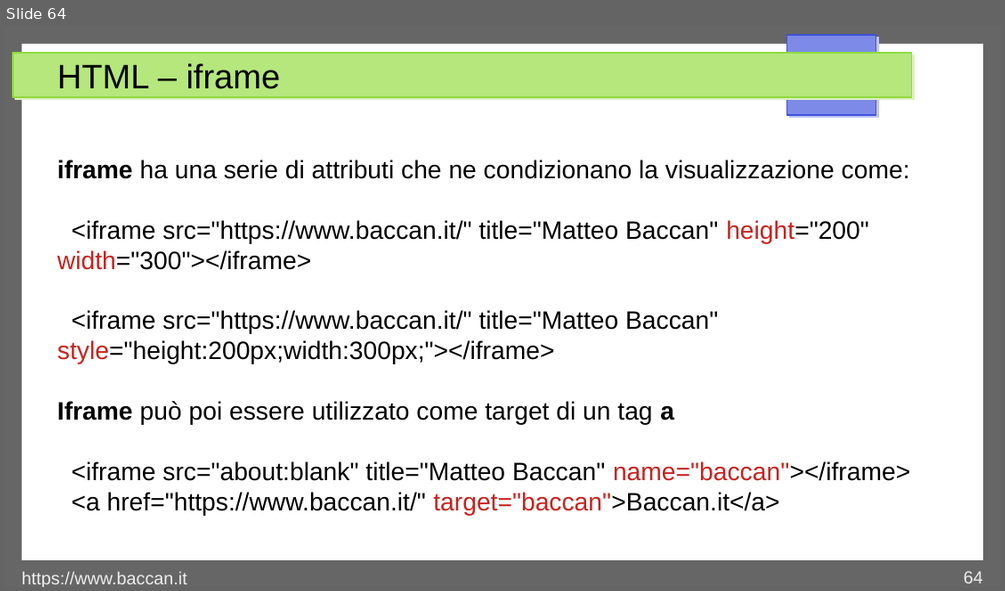
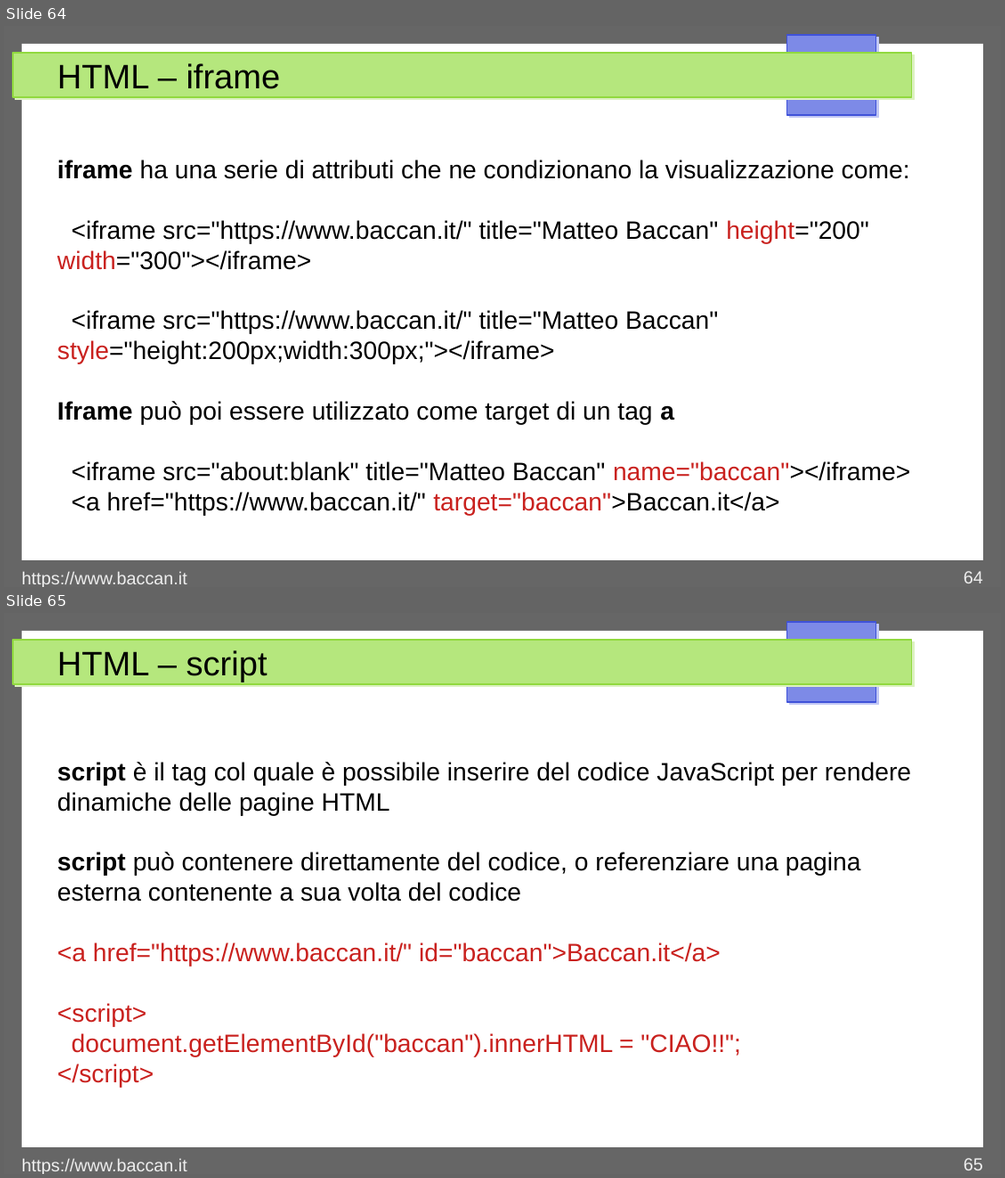
Before and after one commit to matteobaccan/CorsoHTML, a slide deck: Chapter_html.odp. Shown one above the other, each under a label of ours: slide 64 before the commit, slides 64 and 65 after it. The pictures are 1005x591 and 1005x1178 pixels, drawn with LibreOffice and Linux fonts; fonts in the diff are those of the drawing. Boxes give left, top, right and bottom in pixels: in the first picture for what was removed or moved away, otherwise in the second. Text is boxed around its words. In the diff, an @@ line names an element or a change of style, - is before the commit and + after.

Commit message:
Aggiornamento con script e opengraph

```diff
--- a/Chapter_html.odp
+++ b/Chapter_html.odp
@@ slide 65 added at (4, 613, 1001, 1174), background #FFFFFF; not listed: 4 template elements that a slide beside it also shows @@
@@ title added at (57, 650, 267, 682), 27 pt, text #000000 @@
+HTML – script
@@ text added at (57, 762, 911, 1087), 20 pt, text #000000 @@
+script è il tag col quale è possibile inserire del codice JavaScript per rendere dinamiche delle pagine HTML
+script può contenere direttamente del codice, o referenziare una pagina esterna contenente a sua volta del codice
+<a href="https://www.baccan.it/" id="baccan">Baccan.it</a>
+<script>
+document.getElementById("baccan").innerHTML = "CIAO!!";
+</script>
@@ text added at (22, 1158, 187, 1174), 14 pt, text #EEEEEE @@
+https://www.baccan.it
@@ page number added at (963, 1158, 983, 1170), 14 pt, text #EEEEEE @@
+65
```
Also in this commit, not shown: 10 other slides added, 4 other files.
